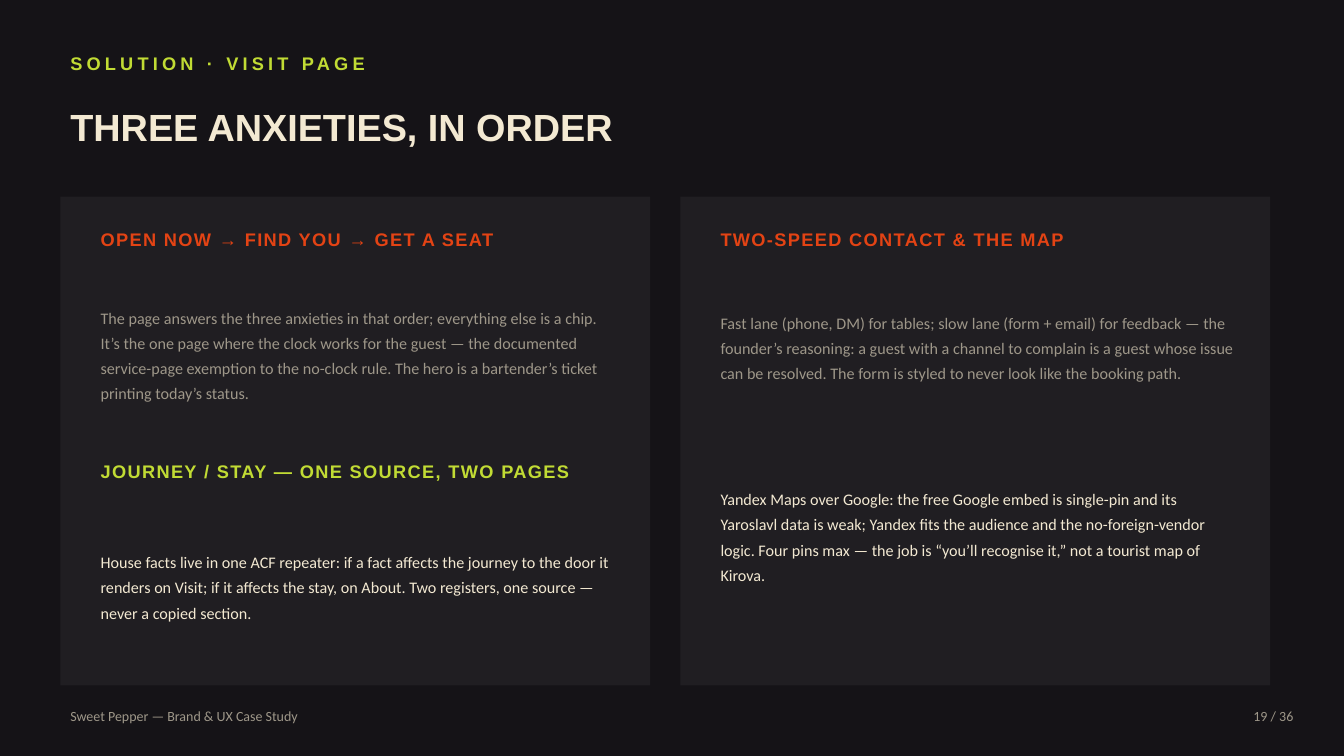
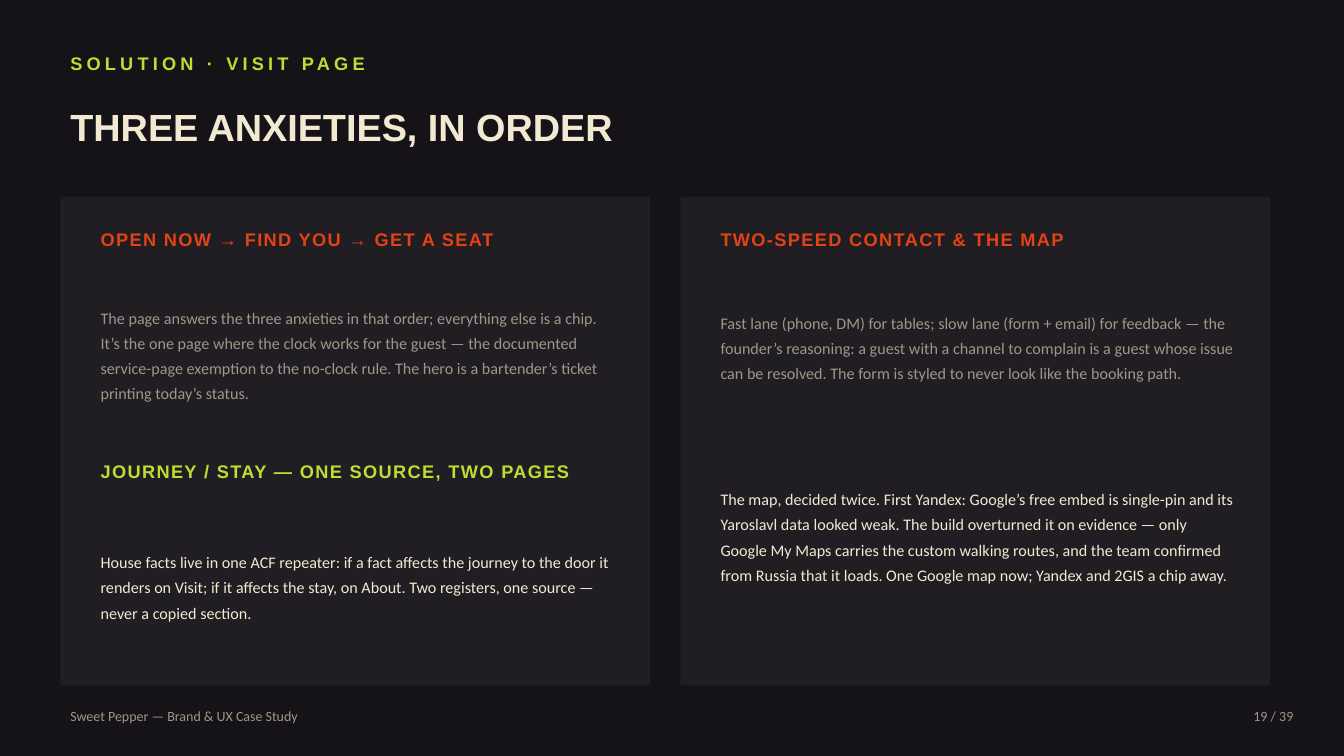
Before and after one commit to conceptly/sweet-pepper-bar, a slide deck: slide 19 of case-study/Sweet-Pepper-Case-Study.pptx. Drawn at 1344x756 pixels with LibreOffice and Linux fonts; fonts in the diff are those of the drawing. Boxes give left, top, right and bottom in pixels: in the first picture for what was removed or moved away, otherwise in the second. Text is boxed around its words. In the diff, an @@ line names an element or a change of style, - is before the commit and + after.

```diff
--- a/case-study/Sweet-Pepper-Case-Study.pptx
+++ b/case-study/Sweet-Pepper-Case-Study.pptx
@@ text at [721,494,1232,584]: text changed @@
-Yandex Maps over Google: the free Google embed is single-pin and its Yaroslavl data is weak; Yandex fits the audience and the no-foreign-vendor logic. Four pins max — the job is “you’ll recognise it,” not a tourist map of Kirova.
+The map, decided twice. First Yandex: Google’s free embed is single-pin and its Yaroslavl data looked weak. The build overturned it on evidence — only Google My Maps carries the custom walking routes, and the team confirmed from Russia that it loads. One Google map now; Yandex and 2GIS a chip away.
@@ text at [1253,712,1293,721]: text changed @@
-19 / 36
+19 / 39
```
Also in this commit, not shown: 33 other slides changed, 3 slides added, 33 other files.
